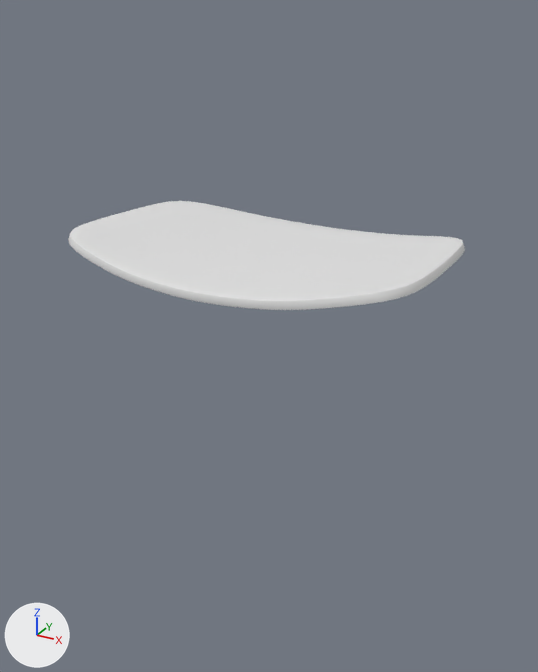
The Blender file chair.blend as it was, and as the next commit left it.
Rendered twice from a 50 mm camera at (2.49, -4.81, 3.9) aimed at (-0.03, -0.22, 1.6). Every picture has the same lights, and +X, +Y and +Z are marked at lower left.
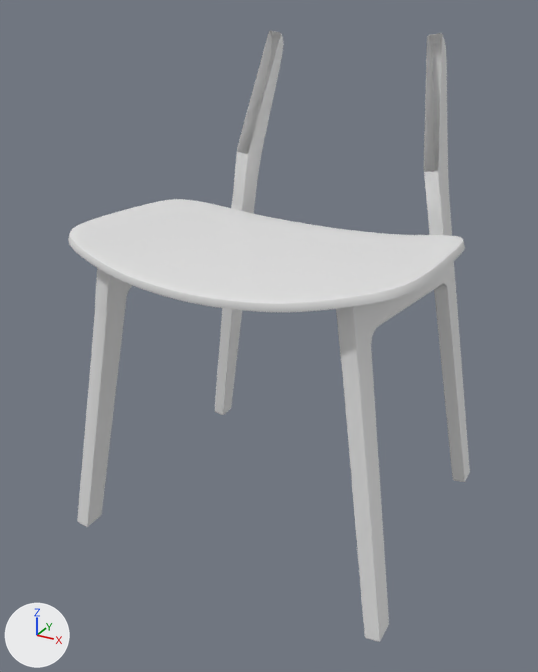
The change, as a list of edits to the scene's bpy script:
```text
Change me_plane:
    where me_plane.from_pydata(...)  # 16 vertices, 9 faces; spans x 0.0..1.02, y -0.98..0.81, z -0.23..0.03
    used by ob_plane; location = (0.0, -0.137, 2.383); scale = (1.29, 1.16, 1.0)
    before: 1 (0.98, 0.5, -0.04), 2 (0.0, -0.98, -0.14), 4 (0.3, -0.96, -0.12), 6 (1.01, 0.16, -0.01), 9 (0.54, -0.92, -0.09)
    before: 12 (1.02, -0.57, 0.02)
    me_plane part 1
    add for i in [2, 4, 9]: me_plane.vertices[i].co += Vector((0.0, -0.01, -0.01))
    add for i in [1, 6, 12]: me_plane.vertices[i].co += Vector((0.0, 0.0, 0.02))
Change ob_leg:
    remove ob_leg.hide_set(True)
    add _m = ob_leg.modifiers.new('Mirror.001', 'MIRROR')
    add _m.mirror_object = ob_plane
```

Pixel boxes (x1, y1, x2, y2) of what changed, in the pictures (538 x 672 px):
'Leg', shown: after (77, 30, 470, 642)
'Plane', reshaped: before (68, 201, 465, 310); after (68, 199, 465, 312)
